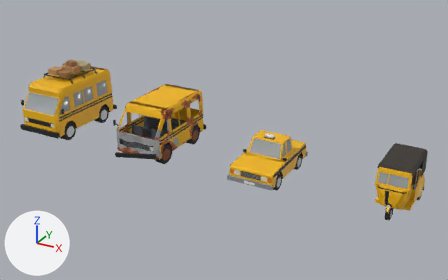
One commit to the Blender file EnvVehicles/GIT_Env_Vehicles_ABCD_v01.blend: the scene before it, then after it.
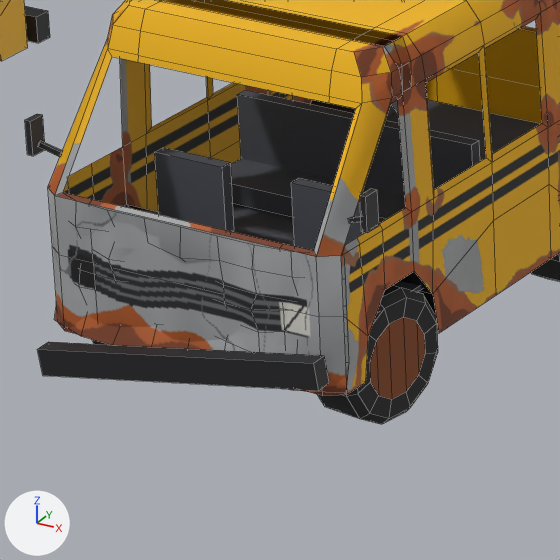
The first picture shows the older version from a 50 mm camera at (44.8, -77.8, 43.0) aimed at (1.8, 0.4, 3.9). The close-ups show the older and then the newer version on the part from 24% to 42% of the width and 37% to 66% of the height of that picture. Only the edits that show in the close-ups are written down. The lights are fixed; the arrows at lower left show +X, +Y and +Z. The close-ups show mesh edges as thin lines.

The older version as bpy lines, for what is in view:
```python
ob_git_env_danfoa_body = bpy.data.objects.new('GIT_Env_DanfoA_Body', me_git_env_danfoa_body)
ob_git_env_danfoa_body.location = (-29.4, 0.0, 0.0)
ob_git_env_danfob_body = bpy.data.objects.new('GIT_Env_DanfoB_Body', me_git_env_danfob_body)
ob_git_env_danfob_body.location = (-9.8, 0.0, 0.0)
ob_git_env_danfob_wheel_fl = bpy.data.objects.new('GIT_Env_DanfoB_Wheel_FL', me_git_env_danfob_wheel_fl)
ob_git_env_danfob_wheel_fl.parent = ob_git_env_danfob_body
ob_git_env_danfob_wheel_fl.location = (-6.5, -4.365, 1.6)
ob_git_env_danfob_wheel_fl.rotation_euler = (0.0, 0.0, -0.14)  # degrees (0, 0, -8)
```
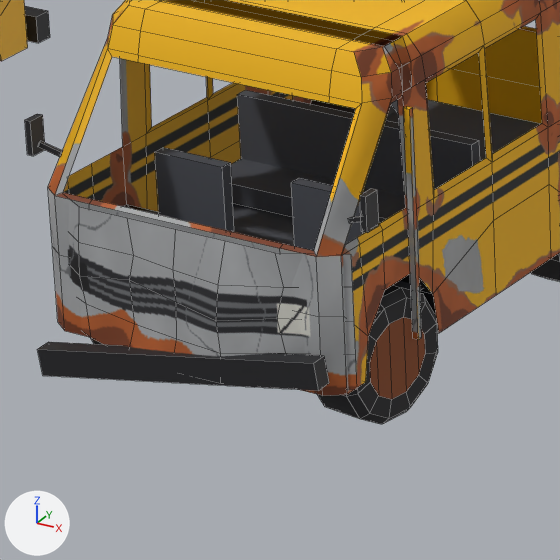
Patch to the scene script:
```diff
--- a/EnvVehicles/GIT_Env_Vehicles_ABCD_v01.blend.py
+++ b/EnvVehicles/GIT_Env_Vehicles_ABCD_v01.blend.py
@@ me_git_env_danfob_body @@
 # used by ob_git_env_danfob_body; location = (-9.8, 0.0, 0.0)
-me_git_env_danfob_body.from_pydata(...)  # 479 vertices, 404 faces, 12 loose edges; spans x -4.6..4.6, y -7.9..7.6, z 0.9..8.8
+me_git_env_danfob_body.from_pydata(...)  # 459 vertices, 386 faces, 12 loose edges; spans x -4.6..4.6, y -7.9..7.6, z 0.9..8.8
+# me_git_env_danfob_body part 1: a new loose piece, a box spanning x 3.99..4.15, y -3.93..-3.81, z 1.9..7.5, in mat_m_env_danfob_paint (picture img_t_env_danfob_paint_png)
+# me_git_env_danfob_body part 2
+# 39 vertices are removed from x -4.0..4.0, y -7.2..-6.5, z 1.7..5.0
+# 33 faces are deleted
+# 24 vertices move from x -4.0..1.0, y -7.2..-6.5, z 1.7..3.3 to x -4.0..2.7, y -7.7..-6.4, z 1.7..4.2
+# 11 vertices are added at x -4.0..4.2, y -7.2..-6.4, z 1.7..5.0
+# 9 new faces join them, mat_m_env_danfob_paint (picture img_t_env_danfob_paint_png)
+# me_git_env_danfob_body part 3: 13 kept faces spanning x -4.0..2.7, y -7.7..-6.4, z 1.7..4.2 get new texture (UV) coordinates
 me_git_env_danfob_body.materials.append(mat_m_env_danfob_paint)
```

What differs and where, as boxes (x1, y1, x2, y2) in the close-ups (560 x 560 px):
part 1 of me_git_env_danfob_body, added
    after: (403, 106, 422, 340)
part 2 of me_git_env_danfob_body, built on
    before: (54, 199, 349, 393)
    after: (68, 198, 357, 390)
part 3 of me_git_env_danfob_body, surface changed
    before: (77, 275, 227, 351)
    after: (69, 238, 283, 356)
